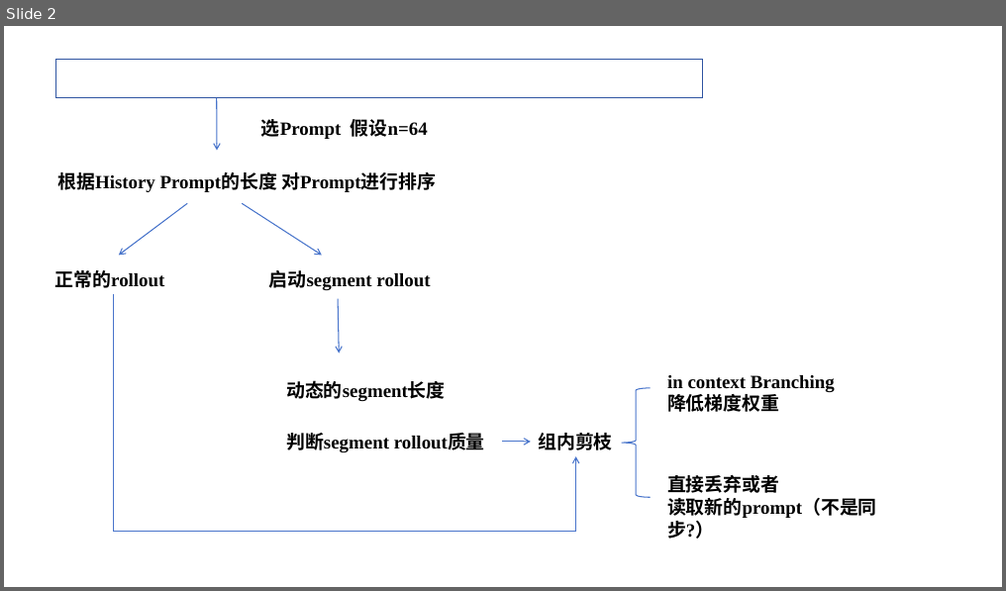
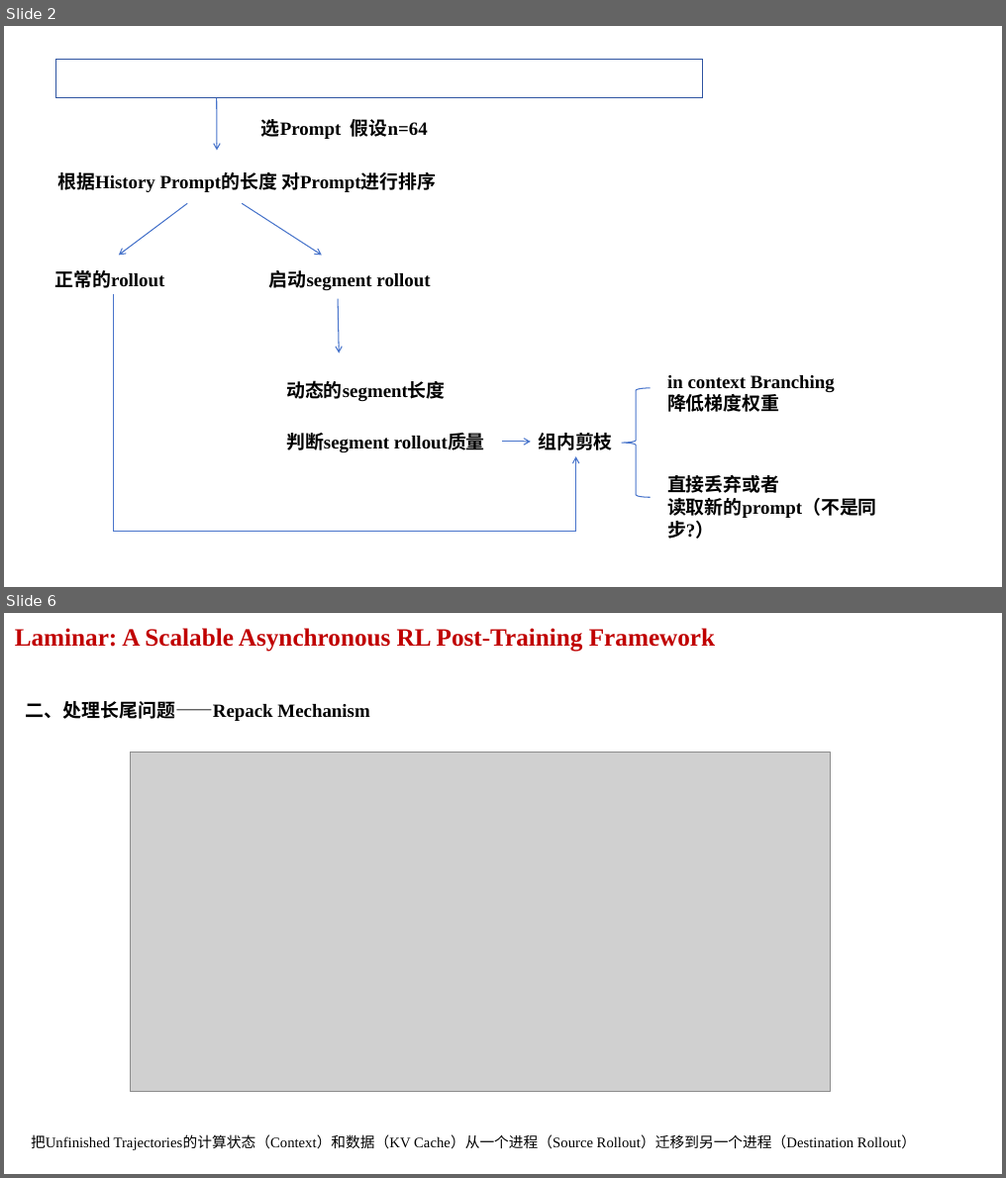
Before and after one commit to Watsontao/mindrlhf, a slide deck: 方案.pptx. Shown one above the other, each under a label of ours: slide 2 before the commit, slides 2 and 6 after it; the slides between them are not shown. The pictures are 1006x591 and 1006x1178 pixels, drawn with LibreOffice and Linux fonts; fonts in the diff are those of the drawing; grey boxes stand for pictures. Boxes give left, top, right and bottom in pixels: in the first picture for what was removed or moved away, otherwise in the second. Text is boxed around its words. In the diff, an @@ line names an element or a change of style, - is before the commit and + after.

```diff
--- a/方案.pptx
+++ b/方案.pptx
@@ slide 6 added at (4, 613, 1002, 1174), background #FFFFFF @@
@@ text added at (15, 628, 715, 652), 24 pt, text #C00000, bold @@
+Laminar: A Scalable Asynchronous RL Post-Training Framework
@@ text added at (26, 701, 369, 721), 18 pt, text #000000, bold @@
+二、处理长尾问题——Repack Mechanism
@@ picture added at (130, 753, 830, 1092) @@
@@ text added at (31, 1135, 916, 1151), 14 pt, text #000000 @@
+把Unfinished Trajectories的计算状态（Context）和数据（KV Cache）从一个进程（Source Rollout）迁移到另一个进程（Destination Rollout）
```
Also in this commit, not shown: 11 other slides added, 1 other file.
